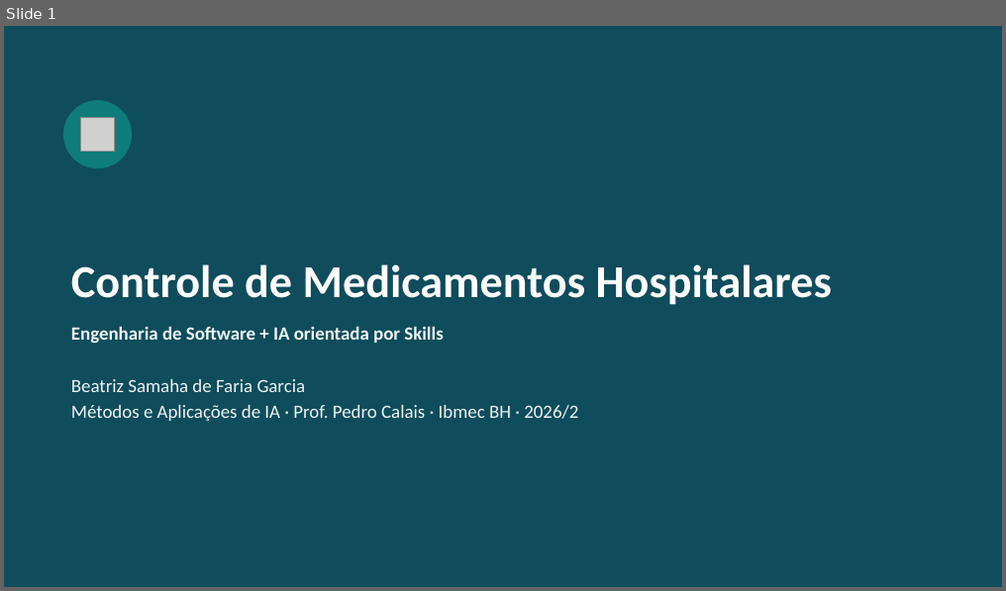
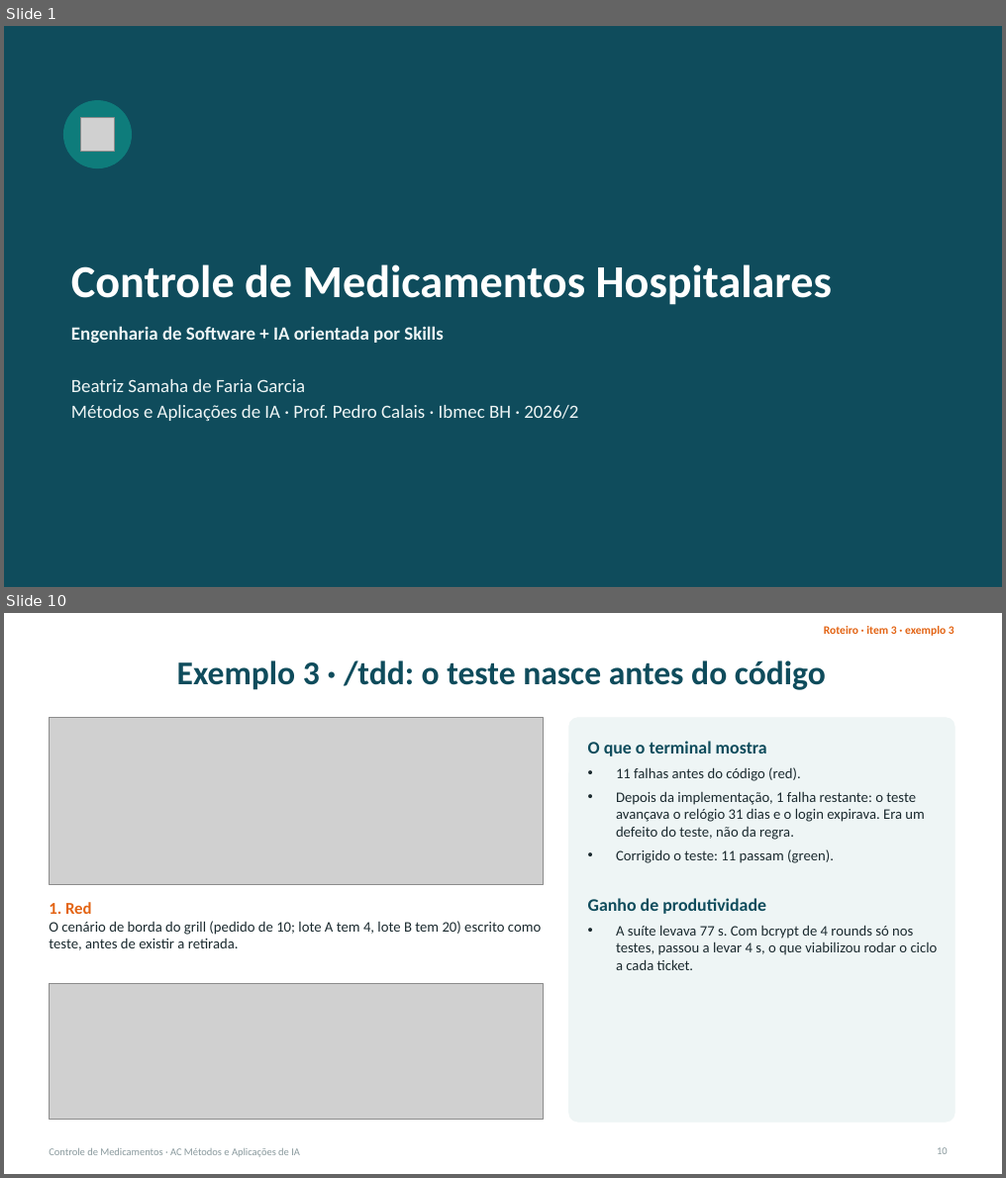
Before and after one commit to BeatrizSamaha/ac-ia-skills, a slide deck: slides/apresentacao.pptx. Shown one above the other, each under a label of ours: slide 1 before the commit, slides 1 and 10 after it; the slides between them are not shown. The pictures are 1006x591 and 1006x1178 pixels, drawn with LibreOffice and Linux fonts; fonts in the diff are those of the drawing; grey boxes stand for pictures. Boxes give left, top, right and bottom in pixels: in the first picture for what was removed or moved away, otherwise in the second. Text is boxed around its words. In the diff, an @@ line names an element or a change of style, - is before the commit and + after.

Commit message:
Slides: roteiro do enunciado, critérios, exemplos com prints reais e 7 perguntas da seção 5

```diff
--- a/slides/apresentacao.pptx
+++ b/slides/apresentacao.pptx
@@ slide 10 added at <box>4,613,1002,1174</box>, background #FFFFFF @@
@@ text added at <box>824,626,954,636</box>, 11 pt, text #E36414, bold @@
+Roteiro · item 3 · exemplo 3
@@ title added at <box>177,661,826,690</box>, 32 pt, text #0F4C5C, bold @@
+Exemplo 3 · /tdd: o teste nasce antes do código
@@ picture added at <box>49,718,543,884</box> @@
@@ rounded rectangle added at <box>569,718,954,1122</box>, fill #EEF5F5, outline #EEF5F5 1 pt @@
@@ text added at <box>588,741,938,970</box>, 14 pt, text #1B2A2F @@
+O que o terminal mostra
+• 11 falhas antes do código (red).
+• Depois da implementação, 1 falha restante: o teste avançava o relógio 31 dias e o login expirava. Era um defeito do teste, não da regra.
+• Corrigido o teste: 11 passam (green).
+Ganho de produtividade
+• A suíte levava 77 s. Com bcrypt de 4 rounds só nos testes, passou a levar 4 s, o que viabilizou rodar o ciclo a cada ticket.
@@ text added at <box>49,902,541,951</box>, 14 pt, text #1B2A2F @@
+1. Red
+O cenário de borda do grill (pedido de 10; lote A tem 4, lote B tem 20) escrito como teste, antes de existir a retirada.
@@ picture added at <box>49,983,543,1119</box> @@
@@ text added at <box>49,1149,300,1157</box>, 10 pt, text #8A9A9E @@
+Controle de Medicamentos · AC Métodos e Aplicações de IA
@@ page number added at <box>937,1148,947,1155</box>, 10 pt, text #8A9A9E @@
+10
```
Also in this commit, not shown: 14 slides changed, 5 other slides added, 1 slide removed, 10 other files.
